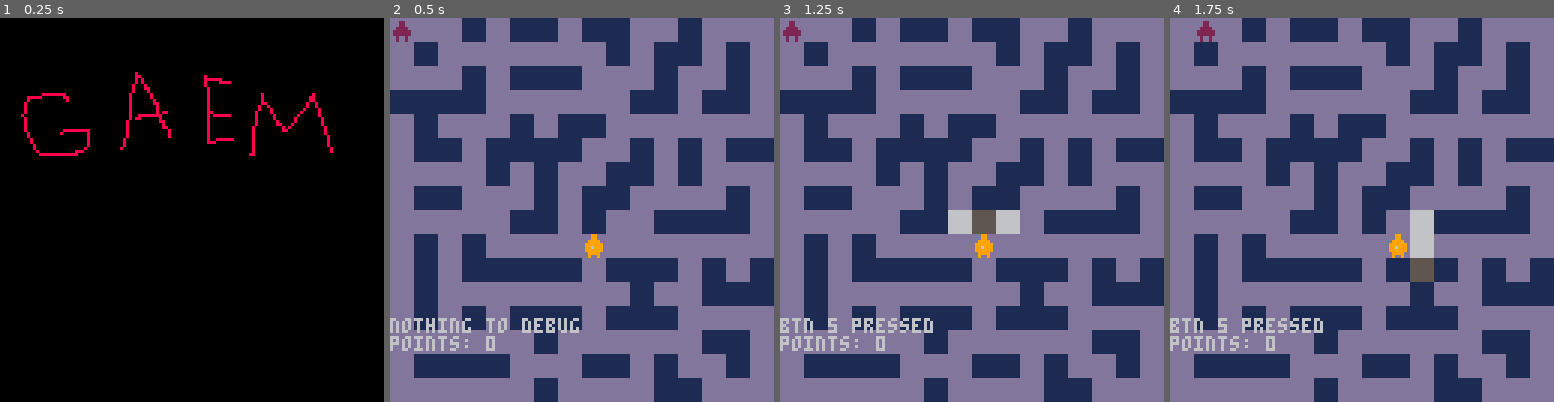
Above: before the commit, frames 1-4 (left to right).
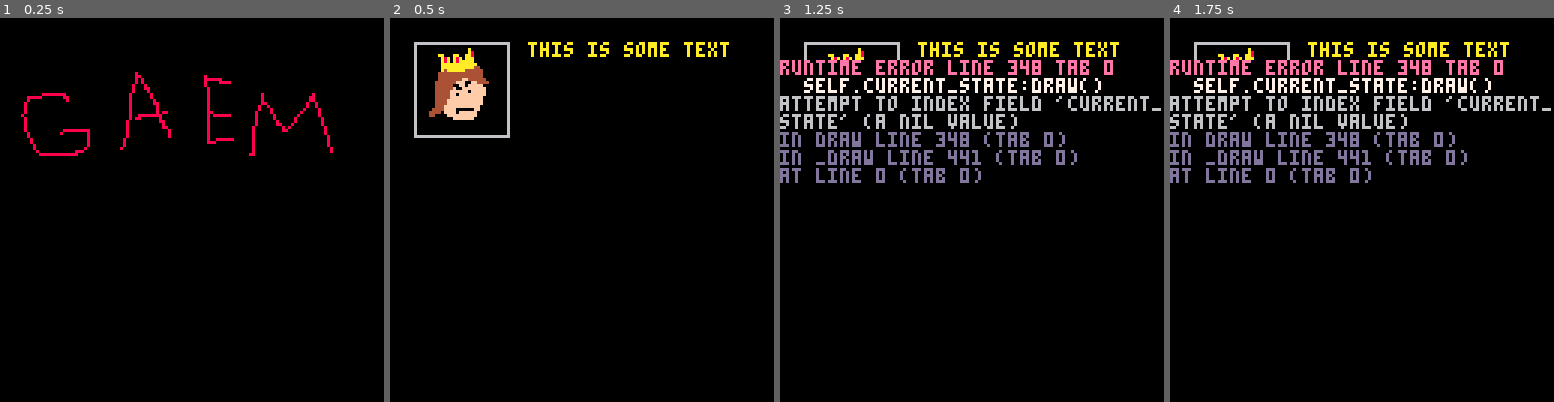
Above: after the commit, the same moments.

Repository: trashtiergames/gmtk-jam-2023
Game: PICO-8 cartridge gmtk-jam-2023.p8
Two runs of this game, one before a commit and one after it. Both use one fixed random seed, a clock stepped at 60 frames per second and the inputs below.
Inputs:
- Up to frame 1 (0.25 s): no input
- Up to frame 2 (0.5 s): tap X (X key) at 0.33 s
- Up to frame 3 (1.25 s): tap O (Z key) at 0.7 s; tap X (X key) at 1.07 s
- Up to frame 4 (1.75 s): hold Right from 1.6 s (still down); tap O (Z key) at 1.7 s

Frame 1 is identical in both runs. In frame 2, 100% of the frame differs, in the area x 0-100%, y 0-100%; in frame 3, 98%; in frame 4, 98%.
Error after the commit: runtime error line 348 tab 0; self.current_state:draw(); attempt to index field 'current_state' (a nil value)

Commit message:
Rename some things, add intro state

Diff:
--- a/gmtk-jam-2023.p8
+++ b/gmtk-jam-2023.p8
@@ -7,9 +7,10 @@
 #include src/player.lua
 #include src/paths.lua
 #include src/sneaky.lua
-#include src/statemachine.lua
-#include src/states/titlestate.lua
-#include src/states/playstate.lua
+#include src/state_machine.lua
+#include src/states/title_state.lua
+#include src/states/intro_state.lua
+#include src/states/play_state.lua
 #include src/main.lua
 
 
--- a/src/main.lua
+++ b/src/main.lua
@@ -1,15 +1,15 @@
 function _init()
   wall = 0
   debug = "nothing to debug"
-  statemachine = statemachine()
+  state_machine = state_machine()
 end
 
 function _update60()
-  statemachine:update()
+  state_machine:update()
 end
 
 function _draw()
-  statemachine:draw()
+  state_machine:draw()
 end
 
 function is_tile(tile_type,x,y)
--- /dev/null
+++ b/src/state_machine.lua
@@ -0,0 +1,18 @@
+state_machine = class()
+
+function state_machine:init()
+  self.states = {
+    title_state = title_state(),
+    intro_state = intro_state(),
+    play_state = play_state(),
+  }
+  self.current_state = self.states.title_state
+end
+
+function state_machine:update()
+  self.current_state:update()
+end
+
+function state_machine:draw()
+  self.current_state:draw()
+end
--- a/src/statemachine.lua
+++ /dev/null
@@ -1,17 +0,0 @@
-statemachine = class()
-
-function statemachine:init()
-  self.states = {
-    titlestate = titlestate(),
-    playstate = playstate(),
-  }
-  self.current_state = self.states.titlestate
-end
-
-function statemachine:update()
-  self.current_state:update()
-end
-
-function statemachine:draw()
-  self.current_state:draw()
-end
--- /dev/null
+++ b/src/states/intro_state.lua
@@ -0,0 +1,15 @@
+intro_state = class()
+
+function intro_state:init()
+
+end
+
+function intro_state:update()
+  if (btnp(5)) state_machine.current_state = state_machine.states.day_state
+end
+
+function intro_state:draw()
+	cls()
+  spr(8, 8, 8, 4, 4)
+  print("this is some text", 46, 8, 10)
+end
--- a/src/states/playstate.lua
+++ b/src/states/play_state.lua
@@ -1,13 +1,13 @@
-playstate = class()
+play_state = class()
 
-function playstate:init()
+function play_state:init()
   points = 0
   sunny = false
   player = player()
   sneaky = sneaky()
 end
 
-function playstate:update()
+function play_state:update()
   if (btnp(5)) sunny = true debug = "btn 5 pressed"
   sneaky:update()
   player:update()
@@ -15,7 +15,7 @@
   check_for_sneaky()
 end
 
-function playstate:draw()
+function play_state:draw()
   -- clear screen
 	cls()
   palette_swap_table = {
--- /dev/null
+++ b/src/states/title_state.lua
@@ -0,0 +1,15 @@
+title_state = class()
+
+function title_state:init()
+
+end
+
+function title_state:update()
+  if (btnp(5)) state_machine.current_state = state_machine.states.intro_state
+end
+
+function title_state:draw()
+	cls()
+  spr(128, 0, 0, 8, 8)
+  spr(136, 64, 0, 8, 8)
+end
--- a/src/states/titlestate.lua
+++ /dev/null
@@ -1,15 +0,0 @@
-titlestate = class()
-
-function titlestate:init()
-
-end
-
-function titlestate:update()
-  if (btnp(5)) statemachine.current_state = statemachine.states.playstate
-end
-
-function titlestate:draw()
-	cls()
-  spr(128, 0, 0, 8, 8)
-  spr(136, 64, 0, 8, 8)
-end
Not shown, changed: 32 lines of the sprite sheet (__gfx__) section of gmtk-jam-2023.p8
